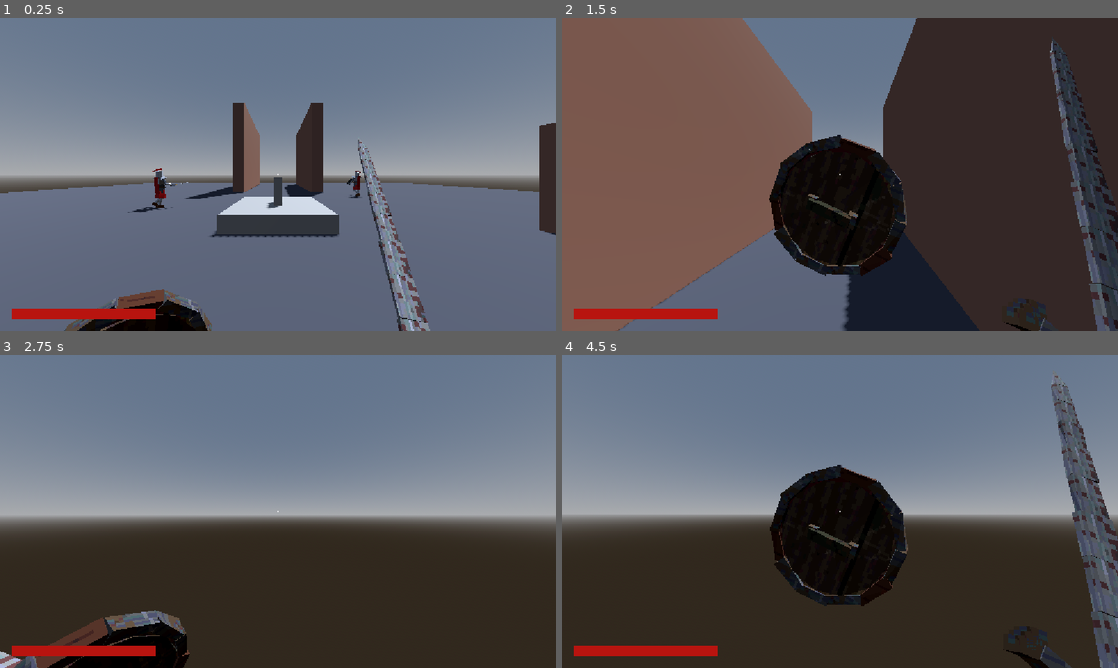
Above: before the commit, frames 1-4 (two rows, left to right).
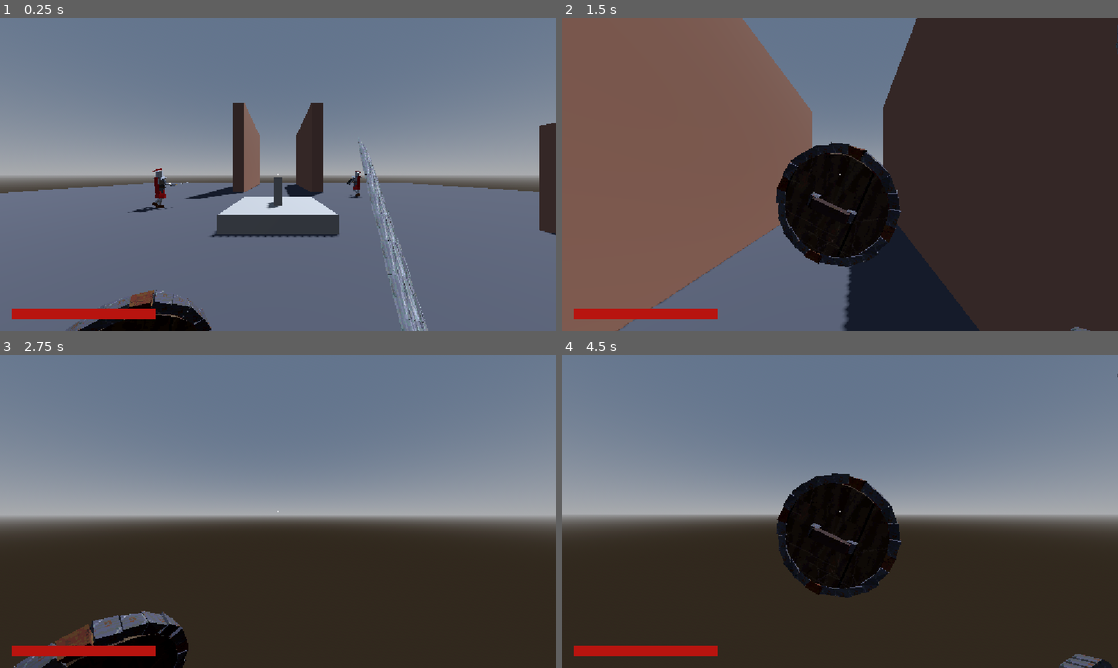
Above: after the commit, the same moments.

Repository: BigScavatore/deathless-godot
Game: Godot game, scene res://main.tscn
Same seed, same stepped clock (60 frames per second), same inputs: the game is played once before the commit and once after it. The project has no main scene, so this scene is started directly.
Inputs (mouse positions are in pixels of both pictures, inside the frame that each line leads up to):
- Up to frame 1 (0.25 s): no input
- Up to frame 2 (1.5 s): move the mouse to (867, 174) at 0.52 s; press the mouse at (867, 174) at 0.53 s; hold W (move_forward) from 0.53 s (still down); tap Space (jump) at 0.77 s; tap F (parry) at 0.8, 1.35 s; move the mouse to (812, 174) at 1.27 s; release the mouse at (812, 174) at 1.28 s
- Up to frame 3 (2.75 s): keep holding W (move_forward); tap Space (jump) at 1.52 s; click (250, 511) at 1.55 s; move the mouse to (289, 505) at 2.02 s; press the mouse at (289, 505) at 2.03 s; tap F (parry) at 2.3 s
- Up to frame 4 (4.5 s): keep holding W (move_forward); move the mouse to (834, 517) at 2.77 s; release the mouse at (834, 517) at 2.78 s; right-click (834, 517) at 2.85 s; tap Space (jump) at 3.02, 3.77 s; click (834, 517) at 3.05 s; move the mouse to (878, 514) at 3.52 s; hold F (parry) 3.53-4.28 s; tap Shift (dash) at 3.6 s; click (878, 514) at 3.67 s; move the mouse to (795, 508) at 4.27 s; tap F (parry) at 4.35 s

The runs differ from the first frame. In frame 1, 1.9% of the frame differs, in the area x 11-78%, y 38-100%; in frame 2, 4.6%; in frame 3, 1.1%; in frame 4, 6.8%, in the area x 37-100%, y 5-100%.

Commit message:
Alternating forehand/backhand slash, punchier parry, smoother viewmodel
- New slash_back animation: consecutive slashes alternate right->left and left->right
  (combo resets after combo_reset seconds)
- Parry: short wind-up then a sharp shield punch; a successful parry plays parry_hit
  (shield recoil, sword raised for the riposte), longer hitstop, stronger shake,
  screen flash and popping PARRY label
- Viewmodel: more segments, hexagonal blade section, wrapped grip, domed boss and
  studs; 256 px texture tiles at double texel density (still nearest + posterized)

Co-Authored-By: Claude Opus 5.5 <noreply@anthropic.com>
Claude-Session: https://claude.ai/code/session_01KL6evxLu5HvZZzkyFzKgem

Diff:
--- a/player/hud.gd
+++ b/player/hud.gd
@@ -4,6 +4,7 @@
 var _health_bar: ProgressBar
 var _damage_flash: ColorRect
 var _parry_label: Label
+var _parry_flash: ColorRect
 
 
 func _ready() -> void:
@@ -12,6 +13,12 @@
 	_damage_flash.mouse_filter = Control.MOUSE_FILTER_IGNORE
 	_damage_flash.set_anchors_preset(Control.PRESET_FULL_RECT)
 	add_child(_damage_flash)
+
+	_parry_flash = ColorRect.new()
+	_parry_flash.color = Color(1.0, 0.92, 0.7, 0.0)
+	_parry_flash.mouse_filter = Control.MOUSE_FILTER_IGNORE
+	_parry_flash.set_anchors_preset(Control.PRESET_FULL_RECT)
+	add_child(_parry_flash)
 
 	var crosshair := ColorRect.new()
 	crosshair.color = Color(1, 1, 1, 0.7)
@@ -67,9 +74,14 @@
 
 
 func flash_parry() -> void:
+	# Lampo chiaro a tutto schermo + scritta che "esplode" e si ritira.
+	_parry_flash.color.a = 0.35
+	_tween().tween_property(_parry_flash, "color:a", 0.0, 0.3).set_ease(Tween.EASE_OUT)
 	_parry_label.modulate.a = 1.0
-	_parry_label.scale = Vector2.ONE
+	_parry_label.pivot_offset = _parry_label.size / 2.0
+	_parry_label.scale = Vector2.ONE * 1.6
 	var tween := _tween()
+	tween.tween_property(_parry_label, "scale", Vector2.ONE, 0.16).set_trans(Tween.TRANS_BACK).set_ease(Tween.EASE_OUT)
 	tween.tween_interval(0.25)
 	tween.tween_property(_parry_label, "modulate:a", 0.0, 0.35)
 
--- a/player/player.gd
+++ b/player/player.gd
@@ -289,8 +289,8 @@
 
 	match result:
 		Combat.HitResult.PARRIED:
-			Combat.hitstop(self, 0.12)
-			add_shake(0.35)
+			Combat.hitstop(self, 0.18)
+			add_shake(0.55)
 			_hud.flash_parry()
 			return result
 		Combat.HitResult.BLOCKED:
--- a/player/weapons/sword_shield/sword_shield.gd
+++ b/player/weapons/sword_shield/sword_shield.gd
@@ -1,6 +1,8 @@
 extends Weapon
 ## Claymore e brocchiero.
-##   click sinistro            = fendente orizzontale (colpisce ciò che è davanti alla camera)
+##   click sinistro            = fendente orizzontale (colpisce ciò che è davanti alla camera).
+##                               I colpi in sequenza alternano dritto (destra->sinistra) e rovescio
+##                               (sinistra->destra); dopo una pausa si riparte dal dritto.
 ##   click destro (tenuto)     = parata frontale: il danno è ridotto
 ##   F / tasto laterale / RB   = parry: un colpo di brocchiero in avanti. Se un attacco arriva
 ##                               entro "parry_window" secondi, nessun danno e il nemico resta stordito
@@ -10,7 +12,7 @@
 ##     - backstab: alle spalle di un nemico -> pugnalata alla schiena
 ## Le pose sono nell'AnimationPlayer della scena: modificale dall'editor (pannello Animazione).
 
-## Emesso nel frame d'impatto del fendente (chiave "method" nell'animazione "slash").
+## Emesso nel frame d'impatto del fendente (chiave "method" nelle animazioni "slash"/"slash_back").
 signal slash_hit
 signal parried
 signal critical_hit(target: Node3D, kind: StringName)
@@ -21,6 +23,8 @@
 @export var slash_reach := 2.8
 ## Larghezza e altezza del box del fendente.
 @export var slash_size := Vector2(2.6, 1.4)
+## Se passa più di questo tempo (secondi) dalla fine di un fendente, la combo riparte dal dritto.
+@export var combo_reset := 0.6
 
 @export_group("Critical")
 @export var riposte_damage := 120.0
@@ -53,6 +57,9 @@
 var _invulnerable_until := 0
 var _critical_target: Node3D
 var _critical_kind := &""
+## 0 = dritto ("slash"), 1 = rovescio ("slash_back").
+var _combo_step := 0
+var _last_slash_end := 0
 
 
 func _ready() -> void:
@@ -126,6 +133,7 @@
 		_invulnerable_until = Time.get_ticks_msec() + int(parry_invulnerability * 1000.0)
 		parried.emit()
 		Sfx.play(self, &"parry", 0.0, 0.05)
+		_play_from_start(&"parry_hit")
 		return Combat.HitResult.PARRIED
 	if is_blocking:
 		_play_from_start(&"block_hit")
@@ -135,7 +143,10 @@
 
 
 func _slash() -> void:
-	_play_from_start(&"slash")
+	if Time.get_ticks_msec() - _last_slash_end > int(combo_reset * 1000.0):
+		_combo_step = 0
+	_play_from_start(&"slash_back" if _combo_step == 1 else &"slash")
+	_combo_step = 1 - _combo_step
 	Sfx.play(self, &"swing", -3.0, 0.1)
 
 
@@ -150,11 +161,11 @@
 
 
 func _is_slashing() -> bool:
-	return anim.is_playing() and anim.current_animation == &"slash"
+	return anim.is_playing() and (anim.current_animation == &"slash" or anim.current_animation == &"slash_back")
 
 
 func _is_parrying() -> bool:
-	return anim.is_playing() and anim.current_animation == &"parry"
+	return anim.is_playing() and (anim.current_animation == &"parry" or anim.current_animation == &"parry_hit")
 
 
 func _is_critical() -> bool:
@@ -242,7 +253,8 @@
 
 func _on_animation_finished(anim_name: StringName) -> void:
 	match anim_name:
-		&"slash":
+		&"slash", &"slash_back":
+			_last_slash_end = Time.get_ticks_msec()
 			if _attack_queued and not _wants_block:
 				_attack_queued = false
 				_slash()
@@ -253,7 +265,7 @@
 			_critical_target = null
 			if _wants_block:
 				_start_block()
-		&"parry":
+		&"parry", &"parry_hit":
 			# Dopo il colpo di brocchiero: attacco in coda (es. riposte) oppure torna in parata.
 			if _attack_queued:
 				_attack_queued = false
@@ -265,7 +277,7 @@
 				is_blocking = false
 
 
-# Chiamato dall'animazione "slash" (traccia metodo) nel frame dell'impatto.
+# Chiamato dalle animazioni "slash"/"slash_back" (traccia metodo) nel frame dell'impatto.
 func _on_slash_hit() -> void:
 	var camera := get_viewport().get_camera_3d()
 	var space := get_world_3d().direct_space_state
--- a/player/weapons/sword_shield/sword_shield.tscn
+++ b/player/weapons/sword_shield/sword_shield.tscn
@@ -477,46 +477,164 @@
 tracks/0/interp = 2
 tracks/0/loop_wrap = true
 tracks/0/keys = {
-"times": PackedFloat32Array(0, 0.08, 0.42),
-"transitions": PackedFloat32Array(1, 1, 1),
-"update": 0,
-"values": [Vector3(0.34, -0.48, -0.04), Vector3(0.38, -0.54, 0.02), Vector3(0.34, -0.48, -0.04)]
-}
-tracks/1/type = "value"
-tracks/1/imported = false
-tracks/1/enabled = true
-tracks/1/path = NodePath("Model/Viewmodel/SwordArm:rotation")
-tracks/1/interp = 2
-tracks/1/loop_wrap = true
-tracks/1/keys = {
-"times": PackedFloat32Array(0, 0.08, 0.42),
-"transitions": PackedFloat32Array(1, 1, 1),
-"update": 0,
-"values": [Vector3(0, 0, 0), Vector3(0.12, -0.1, -0.15), Vector3(0, 0, 0)]
-}
-tracks/2/type = "value"
-tracks/2/imported = false
-tracks/2/enabled = true
-tracks/2/path = NodePath("Model/Viewmodel/ShieldArm:position")
-tracks/2/interp = 2
-tracks/2/loop_wrap = true
-tracks/2/keys = {
-"times": PackedFloat32Array(0, 0.07, 0.17, 0.42),
-"transitions": PackedFloat32Array(1, 1, 1, 1),
-"update": 0,
-"values": [Vector3(-0.3, -0.36, -0.04), Vector3(-0.284, -0.116, -0.172), Vector3(-0.284, -0.116, -0.172), Vector3(-0.3, -0.36, -0.04)]
-}
-tracks/3/type = "value"
-tracks/3/imported = false
-tracks/3/enabled = true
-tracks/3/path = NodePath("Model/Viewmodel/ShieldArm:rotation")
-tracks/3/interp = 2
-tracks/3/loop_wrap = true
-tracks/3/keys = {
-"times": PackedFloat32Array(0, 0.07, 0.17, 0.42),
-"transitions": PackedFloat32Array(1, 1, 1, 1),
-"update": 0,
-"values": [Vector3(0, 0, 0), Vector3(-0.3, -0.6, -0.25), Vector3(-0.3, -0.6, -0.25), Vector3(0, 0, 0)]
+"times": PackedFloat32Array(0, 0.04, 0.09, 0.2, 0.42),
+"transitions": PackedFloat32Array(1, 1, 1, 1, 1),
+"update": 0,
+"values": [Vector3(0.34, -0.48, -0.04), Vector3(0.4, -0.56, 0.02), Vector3(0.42, -0.6, 0.05), Vector3(0.42, -0.6, 0.05), Vector3(0.34, -0.48, -0.04)]
+}
+tracks/1/type = "value"
+tracks/1/imported = false
+tracks/1/enabled = true
+tracks/1/path = NodePath("Model/Viewmodel/SwordArm:rotation")
+tracks/1/interp = 2
+tracks/1/loop_wrap = true
+tracks/1/keys = {
+"times": PackedFloat32Array(0, 0.04, 0.09, 0.2, 0.42),
+"transitions": PackedFloat32Array(1, 1, 1, 1, 1),
+"update": 0,
+"values": [Vector3(0, 0, 0), Vector3(0.15, -0.1, -0.2), Vector3(0.2, -0.15, -0.25), Vector3(0.2, -0.15, -0.25), Vector3(0, 0, 0)]
+}
+tracks/2/type = "value"
+tracks/2/imported = false
+tracks/2/enabled = true
+tracks/2/path = NodePath("Model/Viewmodel/ShieldArm:position")
+tracks/2/interp = 2
+tracks/2/loop_wrap = true
+tracks/2/keys = {
+"times": PackedFloat32Array(0, 0.04, 0.09, 0.13, 0.2, 0.42),
+"transitions": PackedFloat32Array(1, 1, 1, 1, 1, 1),
+"update": 0,
+"values": [Vector3(-0.3, -0.36, -0.04), Vector3(-0.34, -0.3, 0.03), Vector3(-0.27, -0.08, -0.3), Vector3(-0.28, -0.1, -0.24), Vector3(-0.28, -0.1, -0.24), Vector3(-0.3, -0.36, -0.04)]
+}
+tracks/3/type = "value"
+tracks/3/imported = false
+tracks/3/enabled = true
+tracks/3/path = NodePath("Model/Viewmodel/ShieldArm:rotation")
+tracks/3/interp = 2
+tracks/3/loop_wrap = true
+tracks/3/keys = {
+"times": PackedFloat32Array(0, 0.04, 0.09, 0.13, 0.2, 0.42),
+"transitions": PackedFloat32Array(1, 1, 1, 1, 1, 1),
+"update": 0,
+"values": [Vector3(0, 0, 0), Vector3(0.15, -0.2, 0.15), Vector3(-0.38, -0.72, -0.38), Vector3(-0.32, -0.64, -0.3), Vector3(-0.32, -0.64, -0.3), Vector3(0, 0, 0)]
+}
+
+[sub_resource type="Animation" id="Animation_parry_hit"]
+resource_name = "parry_hit"
+length = 0.4
+tracks/0/type = "value"
+tracks/0/imported = false
+tracks/0/enabled = true
+tracks/0/path = NodePath("Model/Viewmodel/SwordArm:position")
+tracks/0/interp = 2
+tracks/0/loop_wrap = true
+tracks/0/keys = {
+"times": PackedFloat32Array(0, 0.05, 0.12, 0.25, 0.4),
+"transitions": PackedFloat32Array(1, 1, 1, 1, 1),
+"update": 0,
+"values": [Vector3(0.42, -0.6, 0.05), Vector3(0.36, -0.42, -0.08), Vector3(0.3, -0.3, -0.14), Vector3(0.3, -0.32, -0.12), Vector3(0.34, -0.48, -0.04)]
+}
+tracks/1/type = "value"
+tracks/1/imported = false
+tracks/1/enabled = true
+tracks/1/path = NodePath("Model/Viewmodel/SwordArm:rotation")
+tracks/1/interp = 2
+tracks/1/loop_wrap = true
+tracks/1/keys = {
+"times": PackedFloat32Array(0, 0.05, 0.12, 0.25, 0.4),
+"transitions": PackedFloat32Array(1, 1, 1, 1, 1),
+"update": 0,
+"values": [Vector3(0.2, -0.15, -0.25), Vector3(-0.25, 0.05, 0.05), Vector3(-0.45, 0.15, 0.1), Vector3(-0.4, 0.12, 0.1), Vector3(0, 0, 0)]
+}
+tracks/2/type = "value"
+tracks/2/imported = false
+tracks/2/enabled = true
+tracks/2/path = NodePath("Model/Viewmodel/ShieldArm:position")
+tracks/2/interp = 2
+tracks/2/loop_wrap = true
+tracks/2/keys = {
+"times": PackedFloat32Array(0, 0.05, 0.12, 0.25, 0.4),
+"transitions": PackedFloat32Array(1, 1, 1, 1, 1),
+"update": 0,
+"values": [Vector3(-0.28, -0.1, -0.24), Vector3(-0.36, -0.2, -0.08), Vector3(-0.26, -0.12, -0.2), Vector3(-0.28, -0.22, -0.12), Vector3(-0.3, -0.36, -0.04)]
+}
+tracks/3/type = "value"
+tracks/3/imported = false
+tracks/3/enabled = true
+tracks/3/path = NodePath("Model/Viewmodel/ShieldArm:rotation")
+tracks/3/interp = 2
+tracks/3/loop_wrap = true
+tracks/3/keys = {
+"times": PackedFloat32Array(0, 0.05, 0.12, 0.25, 0.4),
+"transitions": PackedFloat32Array(1, 1, 1, 1, 1),
+"update": 0,
+"values": [Vector3(-0.32, -0.64, -0.3), Vector3(0.05, -0.3, 0.3), Vector3(-0.25, -0.6, -0.2), Vector3(-0.1, -0.3, -0.1), Vector3(0, 0, 0)]
+}
+
+[sub_resource type="Animation" id="Animation_slash_back"]
+resource_name = "slash_back"
+length = 0.55
+tracks/0/type = "value"
+tracks/0/imported = false
+tracks/0/enabled = true
+tracks/0/path = NodePath("Model/Viewmodel/SwordArm:position")
+tracks/0/interp = 2
+tracks/0/loop_wrap = true
+tracks/0/keys = {
+"times": PackedFloat32Array(0, 0.06, 0.12, 0.18, 0.22, 0.26, 0.32, 0.55),
+"transitions": PackedFloat32Array(1, 1, 1, 1, 1, 1, 1, 1),
+"update": 0,
+"values": [Vector3(0.34, -0.48, -0.04), Vector3(0.12, -0.12, -0.22), Vector3(-0.03, 0.03, -0.4), Vector3(0, 0, -0.5), Vector3(0.16, -0.03, -0.52), Vector3(0.32, -0.07, -0.44), Vector3(0.42, -0.12, -0.3), Vector3(0.34, -0.48, -0.04)]
+}
+tracks/1/type = "value"
+tracks/1/imported = false
+tracks/1/enabled = true
+tracks/1/path = NodePath("Model/Viewmodel/SwordArm:rotation")
+tracks/1/interp = 2
+tracks/1/loop_wrap = true
+tracks/1/keys = {
+"times": PackedFloat32Array(0, 0.06, 0.12, 0.18, 0.22, 0.26, 0.32, 0.55),
+"transitions": PackedFloat32Array(1, 1, 1, 1, 1, 1, 1, 1),
+"update": 0,
+"values": [Vector3(0, 0, 0), Vector3(-0.35, 0.7, -0.5), Vector3(-0.88, 1.6, -0.3), Vector3(-0.82, 0.55, -0.25), Vector3(-0.8, -0.45, -0.25), Vector3(-0.76, -1.25, -0.25), Vector3(-0.72, -1.85, -0.25), Vector3(0, 0, 0)]
+}
+tracks/2/type = "value"
+tracks/2/imported = false
+tracks/2/enabled = true
+tracks/2/path = NodePath("Model/Viewmodel/ShieldArm:position")
+tracks/2/interp = 2
+tracks/2/loop_wrap = true
+tracks/2/keys = {
+"times": PackedFloat32Array(0, 0.1, 0.32, 0.55),
+"transitions": PackedFloat32Array(1, 1, 1, 1),
+"update": 0,
+"values": [Vector3(-0.3, -0.36, -0.04), Vector3(-0.142, -0.713, -0.111), Vector3(-0.142, -0.713, -0.111), Vector3(-0.3, -0.36, -0.04)]
+}
+tracks/3/type = "value"
+tracks/3/imported = false
+tracks/3/enabled = true
+tracks/3/path = NodePath("Model/Viewmodel/ShieldArm:rotation")
+tracks/3/interp = 2
+tracks/3/loop_wrap = true
+tracks/3/keys = {
+"times": PackedFloat32Array(0, 0.1, 0.32, 0.55),
+"transitions": PackedFloat32Array(1, 1, 1, 1),
+"update": 0,
+"values": [Vector3(0, 0, 0), Vector3(0.35, 0.45, 0.25), Vector3(0.35, 0.45, 0.25), Vector3(0, 0, 0)]
+}
+tracks/4/type = "method"
+tracks/4/imported = false
+tracks/4/enabled = true
+tracks/4/path = NodePath(".")
+tracks/4/interp = 1
+tracks/4/loop_wrap = true
+tracks/4/keys = {
+"times": PackedFloat32Array(0.22),
+"transitions": PackedFloat32Array(1),
+"values": [{
+"args": [],
+"method": &"_on_slash_hit"
+}]
 }
 
 [sub_resource type="AnimationLibrary" id="AnimationLibrary_sword_shield"]
@@ -529,7 +647,9 @@
 &"block_hit": SubResource("Animation_block_hit"),
 &"riposte": SubResource("Animation_riposte"),
 &"backstab": SubResource("Animation_backstab"),
-&"parry": SubResource("Animation_parry")
+&"parry": SubResource("Animation_parry"),
+&"parry_hit": SubResource("Animation_parry_hit"),
+&"slash_back": SubResource("Animation_slash_back")
 }
 
 [node name="SwordShield" type="Node3D"]
Binary file changed: assets/models/viewmodel.glb
